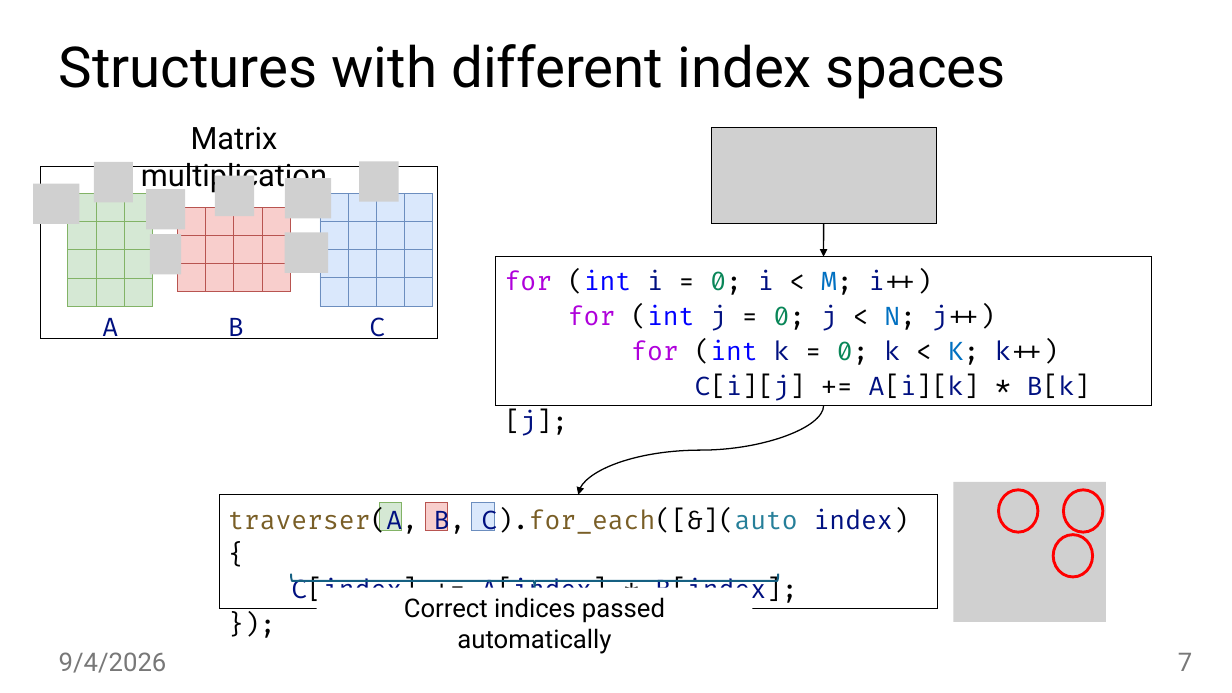
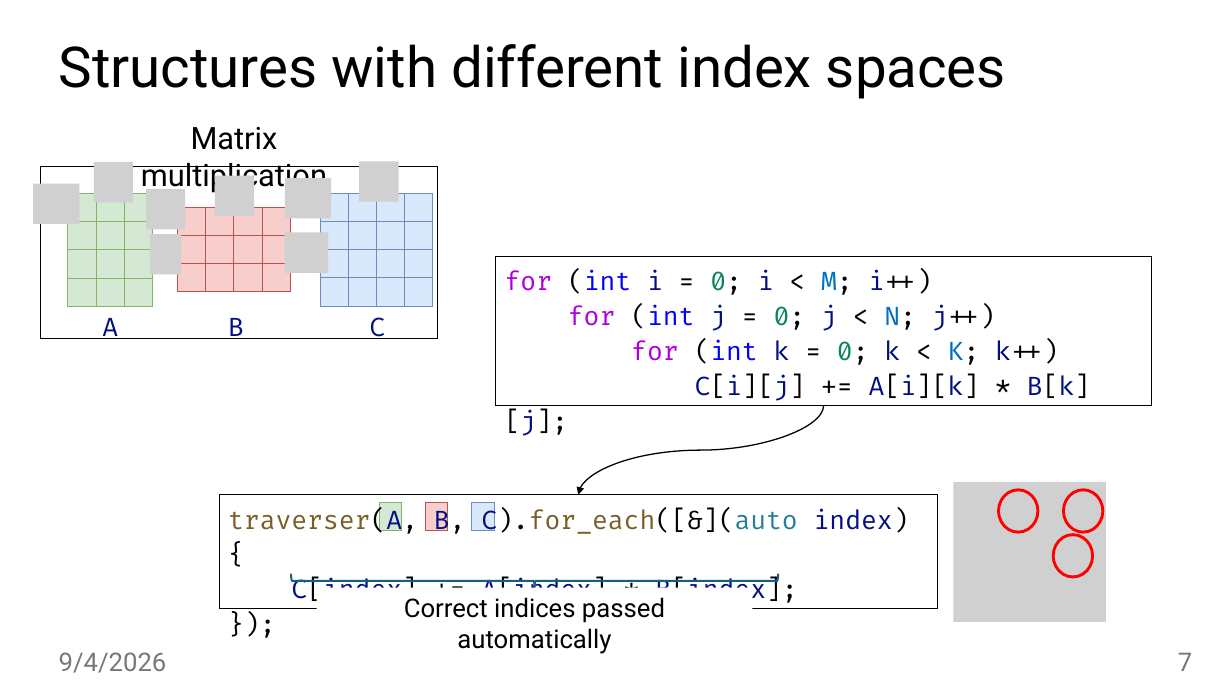
Before and after one commit to jiriklepl/phd-thesis, a slide deck: slide 7 of slides/Optimizing Memory Layouts and Traversal Orders in High-Performance Computing.pptx. Drawn at 1232x693 pixels with LibreOffice and Linux fonts; fonts in the diff are those of the drawing; grey boxes stand for pictures; background and template pictures are left out. Boxes give left, top, right and bottom in pixels: in the first picture for what was removed or moved away, otherwise in the second. Text is boxed around its words. In the diff, an @@ line names an element or a change of style, - is before the commit and + after.

```diff
--- a/slides/Optimizing Memory Layouts and Traversal Orders in High-Performance Computing.pptx
+++ b/slides/Optimizing Memory Layouts and Traversal Orders in High-Performance Computing.pptx
@@ picture removed at [712, 128, 937, 225] @@
@@ curved arrow removed from (823, 224) to (823, 257) @@
```
Also in this commit, not shown: 6 other slides changed.
